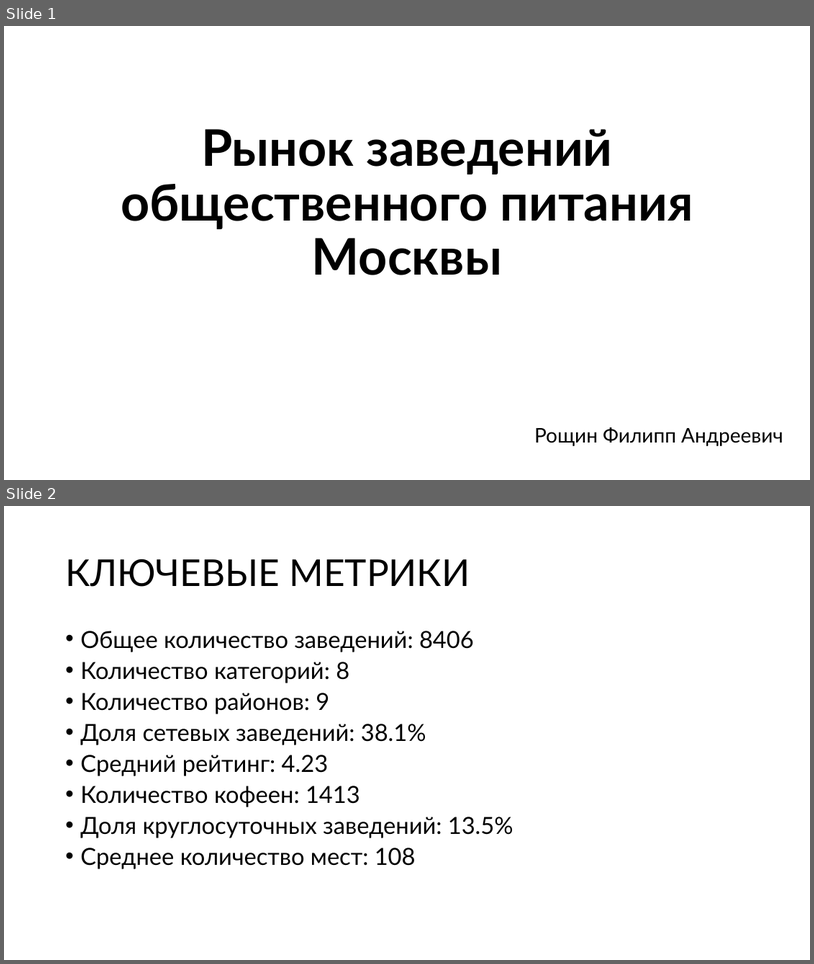
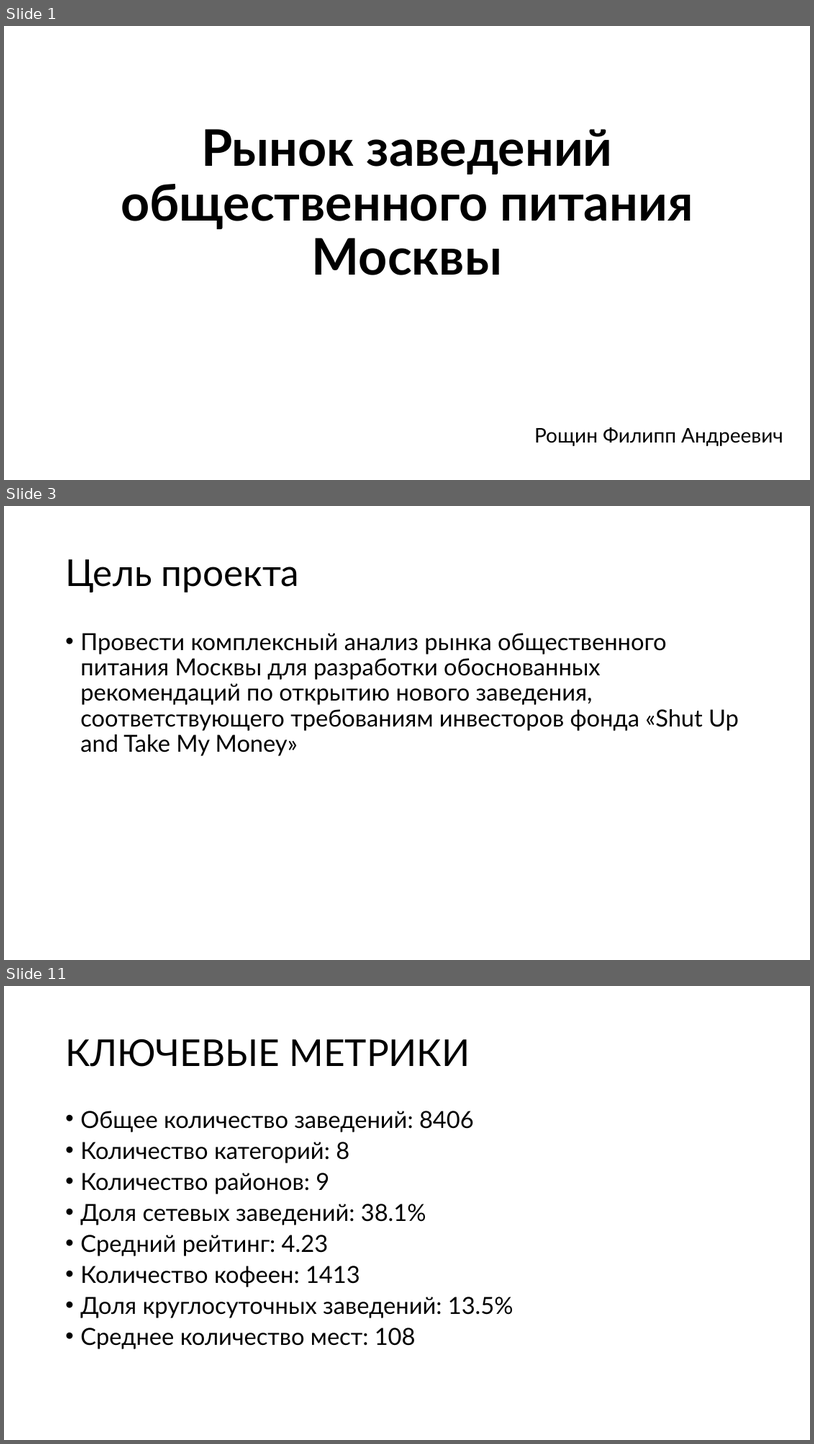
Before and after one commit to PHILIPP111007/masters_degree_Roshchin_M25-555, a slide deck: BI/moscow_places/moscow_places_hw.pptx. Shown one above the other, each under a label of ours: slides 1 and 2 before the commit, slides 1, 3 and 11 after it; the slides between them are not shown. The pictures are 814x964 and 814x1444 pixels, drawn with LibreOffice and Linux fonts; fonts in the diff are those of the drawing. Boxes give left, top, right and bottom in pixels: in the first picture for what was removed or moved away, otherwise in the second. Text is boxed around its words. In the diff, an @@ line names an element or a change of style, - is before the commit and + after.

```diff
--- a/BI/moscow_places/moscow_places_hw.pptx
+++ b/BI/moscow_places/moscow_places_hw.pptx
@@ slide 3 added at box(4, 506, 810, 960), background #FFFFFF @@
@@ title added at box(65, 559, 300, 592), 44 pt, text #000000 @@
+Цель проекта
@@ text added at box(80, 633, 739, 756), 28 pt, text #000000 @@
+• Провести комплексный анализ рынка общественного питания Москвы для разработки обоснованных рекомендаций по открытию нового заведения, соответствующего требованиям инвесторов фонда «Shut Up and Take My Money»
@@ what was slide 2 is now slide 11 @@
```
Also in this commit, not shown: 2 slides changed, 14 other slides added, 2 other files.
